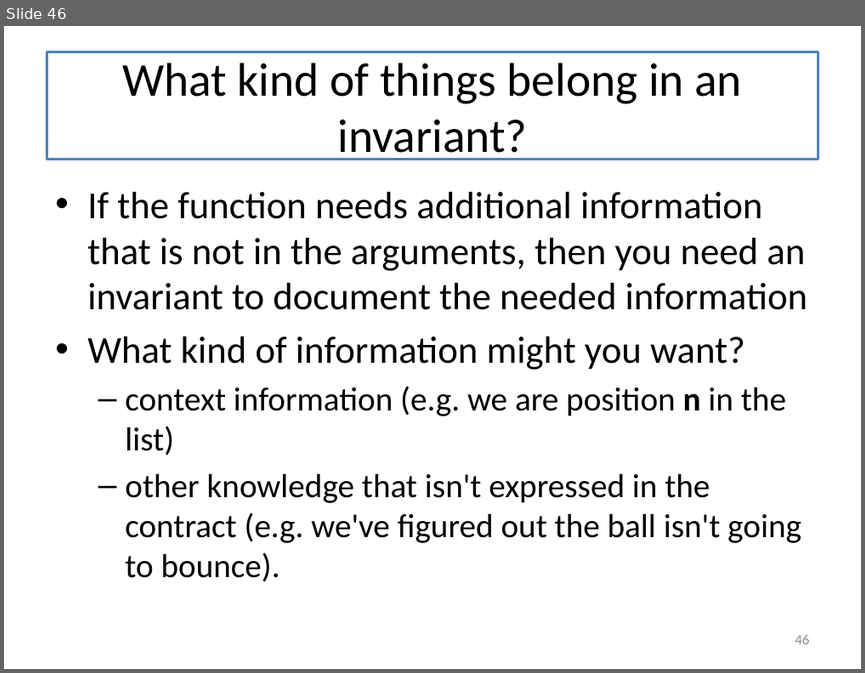
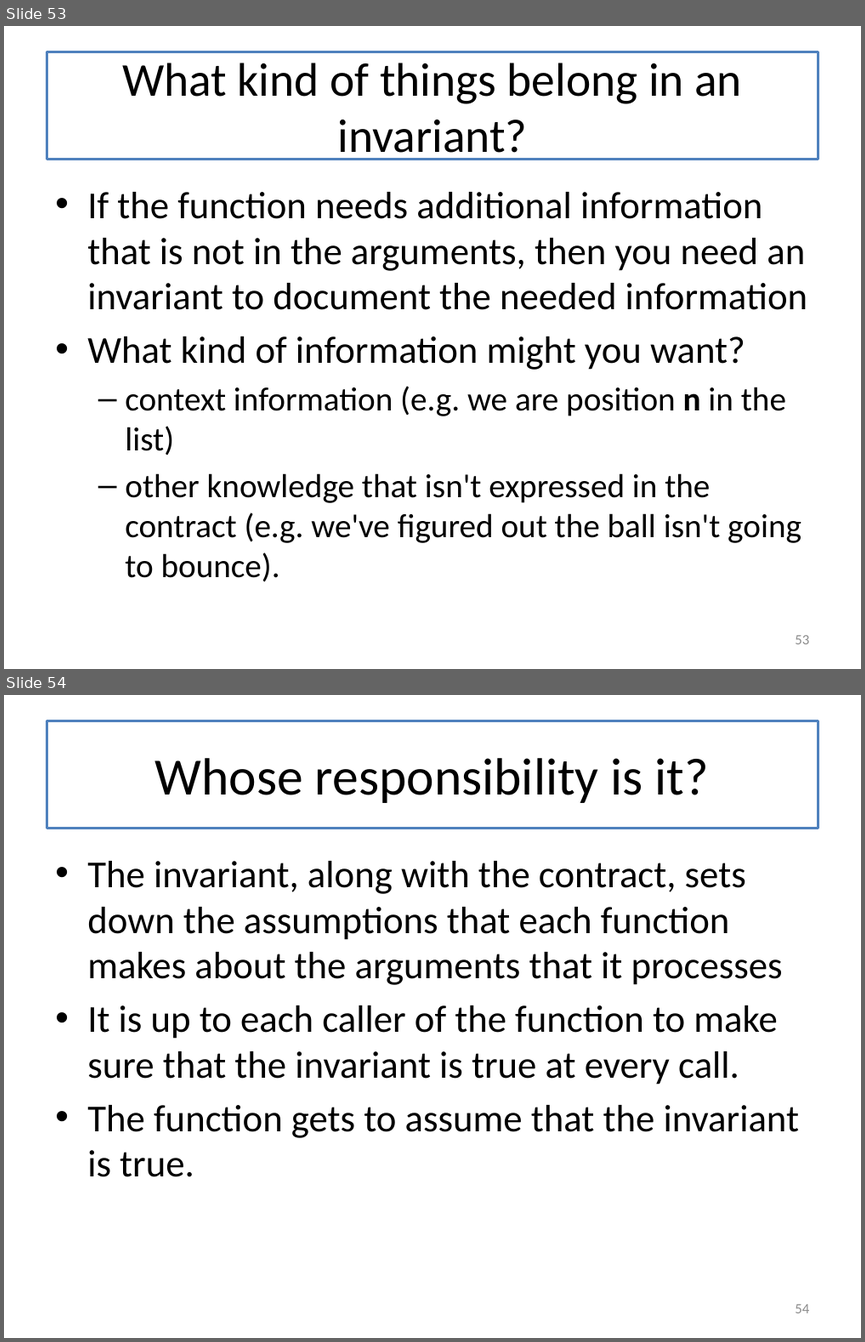
Before and after one commit to mwand/cs5010f17, a slide deck: Slides/Lesson 7.1-7.3 Invariants Combined.pptx. Shown one above the other, each under a label of ours: slide 46 before the commit, slides 53 and 54 after it. The pictures are 865x673 and 865x1342 pixels, drawn with LibreOffice and Linux fonts; fonts in the diff are those of the drawing. Boxes give left, top, right and bottom in pixels: in the first picture for what was removed or moved away, otherwise in the second. Text is boxed around its words. In the diff, an @@ line names an element or a change of style, - is before the commit and + after.

```diff
--- a/Slides/Lesson 7.1-7.3 Invariants Combined.pptx
+++ b/Slides/Lesson 7.1-7.3 Invariants Combined.pptx
@@ slide 54 added at (4, 695, 861, 1338), background #FFFFFF @@
@@ title added at (46, 721, 818, 828), fill #FFFFFF, outline #4F81BD 2.25 pt, 44 pt, text #000000 @@
+Whose responsibility is it?
@@ text added at (87, 861, 800, 1177), 32 pt, text #000000 @@
+• The invariant, along with the contract, sets down the assumptions that each function makes about the arguments that it processes
+• It is up to each caller of the function to make sure that the invariant is true at every call.
+• The function gets to assume that the invariant is true.
@@ page number added at (794, 1304, 809, 1313), 12 pt, text #8C8C8C @@
+54
@@ what was slide 46 is now slide 53 @@
@@ page number at (794, 635, 809, 644): text changed @@
-46
+53
```
Also in this commit, not shown: 6 other slides added.
